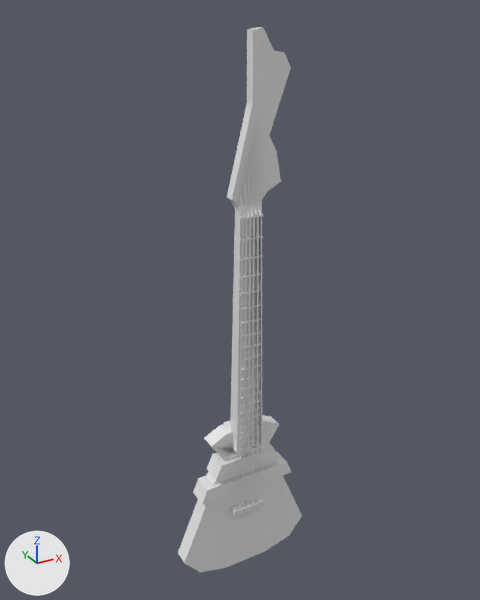
What one commit did to the FBX model Models/Instruments/Witch_Guitar.fbx.
Both versions are drawn from a camera (50 mm lens) standing at (-0.959, -1.704, 1.135) and looking at (0.013, 0.062, 0.252). The axes (+X, +Y, +Z) are drawn at lower left. The lights are the same throughout. Where no turn or scale is listed for an object, it has been applied to the vertices.

Objects in the first picture: 'WitchGuitar'.
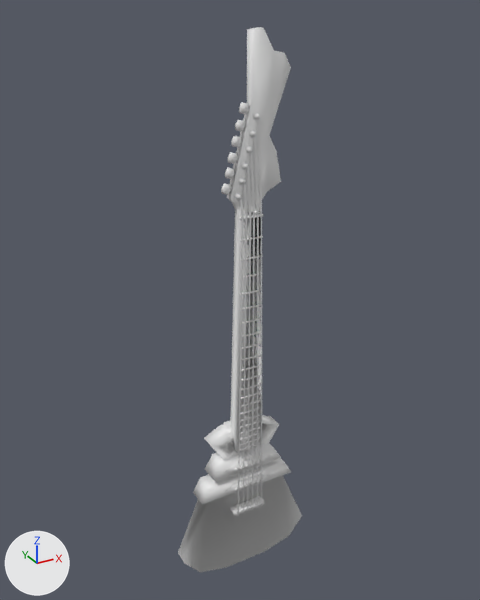
Boxes [x1, y1, x2, y2] around the edits, measured in the pictures (480 x 600 px):
```json
{"part": 1, "of": "me_witchguitar", "change": "built on", "after": [224, 454, 271, 493]}
{"part": 2, "of": "me_witchguitar", "change": "added", "after": [221, 102, 260, 201]}
```

The change, as JSON lines over the scene's bpy script:
```json
{"block": "me_witchguitar", "where": "# used by ob_witchguitar; location = (0.0, 0.0, 0.0)"}
{"op": "remove", "block": "me_witchguitar", "code": "me_witchguitar.from_pydata(...)  # 371 vertices, 316 faces; spans x -0.25..0.26, y -0.04..0.06, z -0.81..1.09"}
{"op": "add", "block": "me_witchguitar", "code": "me_witchguitar.from_pydata(...)  # 1347 vertices, 1113 faces; spans x -0.25..0.26, y -0.04..0.06, z -0.81..1.09"}
{"block": "me_witchguitar", "change": "me_witchguitar part 1: 12 vertices moved from x -0.16..0.17, y -0.02..0.05, z -0.4..-0.37 to x -0.15..0.16, y -0.02..0.05, z -0.4..-0.37; 724 vertices added at x -0.1..0.09, y -0.04..-0.01, z -0.45..-0.32"}
{"block": "me_witchguitar", "change": "me_witchguitar part 2: 252 vertices added at x -0.08..0.03, y -0.03..0.0, z 0.61..0.89"}
{"block": "me_witchguitar", "change": "me_witchguitar part 3: the surface is now shaded smooth"}
```
